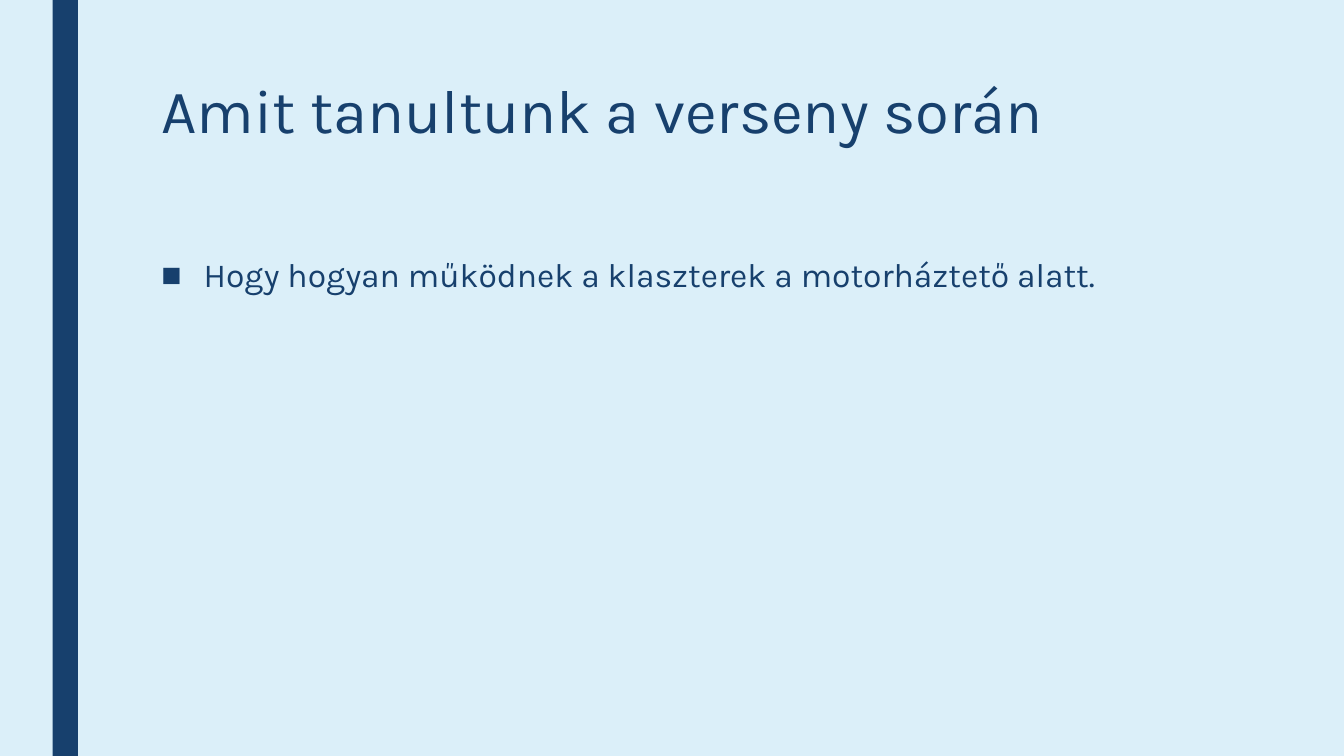
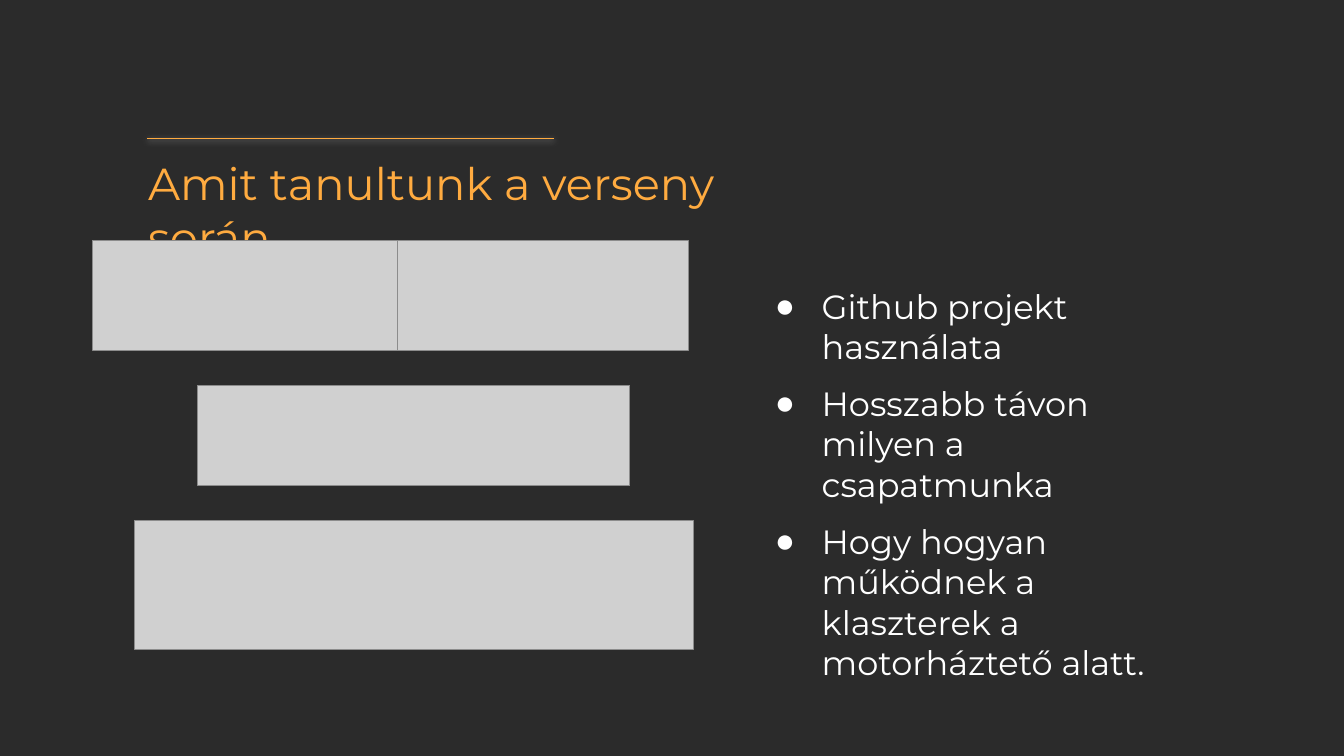
Before and after one commit to mskvszkyt/dusza-cluster, a slide deck: slide 5 of Presentation/Cluster – IDK++.pptx (slide 3 before the commit). Drawn at 1344x756 pixels with LibreOffice and Linux fonts; fonts in the diff are those of the drawing; grey boxes stand for pictures; background and template pictures are left out; a plain dark background stands for a picture behind light text. Boxes give left, top, right and bottom in pixels: in the first picture for what was removed or moved away, otherwise in the second. Text is boxed around its words. In the diff, an @@ line names an element or a change of style, - is before the commit and + after.

```diff
--- a/Presentation/Cluster – IDK++.pptx
+++ b/Presentation/Cluster – IDK++.pptx
@@ background #DBEFF9 to picture (left out) @@
@@ rectangle removed at box(52, 0, 78, 756) @@
@@ title "Amit tanultunk a verseny során": place and size @@
-title "Amit tanultunk a verseny során" at box(161, 86, 1042, 148)
+title "Amit tanultunk a verseny során" at box(148, 166, 714, 265)
@@ title "Amit tanultunk a verseny során" at box(148, 166, 714, 265): size 44 to 32 pt, font Karla to Montserrat, text colour #17406D to #FFAB40; line spacing 0.89 to 1 @@
@@ line added from (147, 138) to (554, 138), #FFAB40 0.75 pt @@
@@ picture added at box(92, 240, 465, 350) @@
@@ picture added at box(398, 240, 689, 350) @@
@@ text "Github projekt használata": place and size @@
-text "Github projekt használata" at box(204, 261, 1095, 296)
+text "Github projekt használata" at box(822, 294, 1145, 675)
@@ text at box(822, 294, 1089, 504): paragraphs added @@
+● Github projekt használata
+● Hosszabb távon milyen a csapatmunka
@@ picture added at box(198, 385, 630, 486) @@
@@ picture added at box(135, 520, 694, 649) @@
@@ text at box(822, 529, 1145, 675): font Karla to Montserrat, text colour #17406D to #FFFFFF in "Hogy hogyan működnek a klaszterek a motorháztető ..."; bullet ■ to ●; line spacing 0.94 to 1 @@
```
Also in this commit, not shown: 3 other slides changed, 3 slides added.
